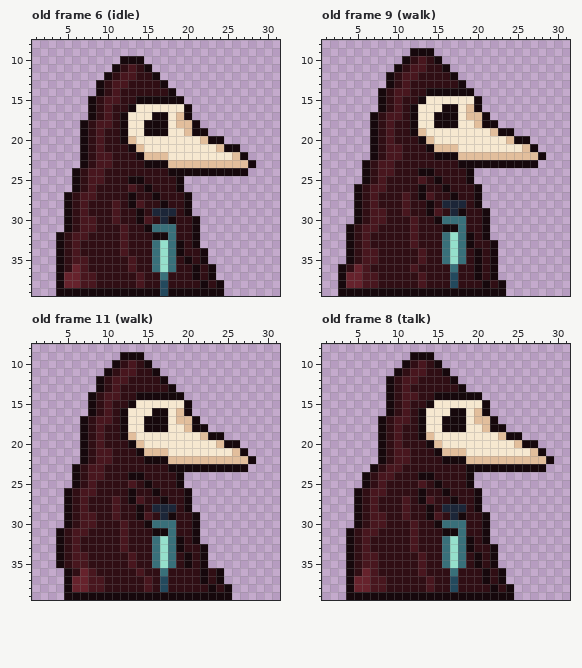
Edited in one commit: pixel-art file (Assets/Animations/Story/Villain_PlagueDoctor.aseprite). This is how it looked before the edit.
40x40 pixels, 16 frames. Shown: old frame 6 (idle): x 1..31, y 8..39; old frame 9 (walk): x 1..31, y 8..39; old frame 11 (walk): x 1..31, y 8..39; old frame 8 (talk): x 1..31, y 8..39. The commit also changed other frames, which this record leaves out.
The same view after the edit:
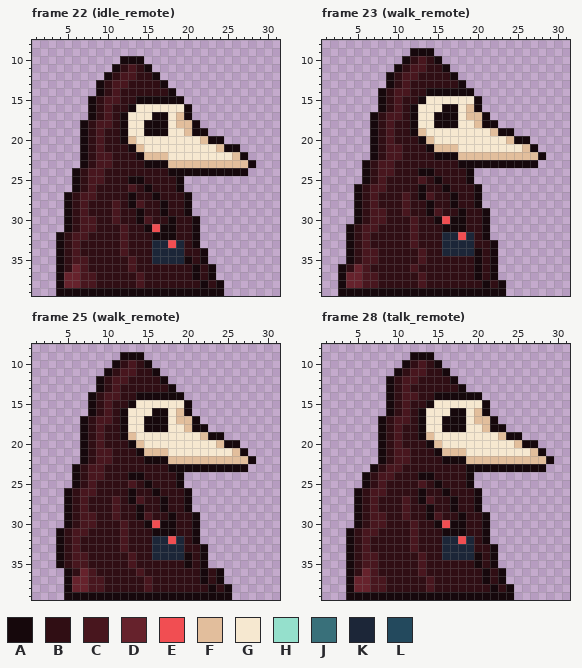
Palette (. is transparent): A #16080c  B #300e14  C #48161e  D #66222c  E #f14e52  F #e2be9c  G #f6e8d0  H #95e0cc  J #39707a  K #1c2638  L #23495d
A new or re-ordered frame is compared with the old frame closest to it.
The edit:
frames 16 -> 36
Frame 22 (idle_remote) is new; against old frame 6 (idle):
y 29: x 16..18 KKK -> BAB
y 30: x 17 K -> B
y 31: x 16..18 JJJ -> EAA
y 32: x 18 J -> A
y 33: x 16..19 JHJA -> KKEK
y 34: x 16..19 JHJA -> KKKK
y 35: x 16..19 JHJB -> KKKK
y 36: x 16..18 JHJ -> BBB
y 37: x 17 J -> B
y 38: x 17 L -> B
y 39: x 17 L -> A
Frame 23 (walk_remote) is new; against old frame 9 (walk):
y 28: x 16..18 KKK -> BAB
y 29: x 17 K -> B
y 30: x 16..18 JJJ -> EAA
y 31: x 18 J -> A
y 32: x 16..19 JHJA -> KKEK
y 33: x 16..19 JHJA -> KKKK
y 34: x 16..19 JHJB -> KKKK
y 35: x 16..18 JHJ -> BBB
y 36: x 17 J -> B
y 37..38: x 17 L -> B
Frame 25 (walk_remote) is new; against old frame 11 (walk): the same change as frame 23 (walk_remote)
Frame 28 (talk_remote) is new; against old frame 8 (talk): the same change as frame 23 (walk_remote)
Boxes around the changes in both pictures, in picture pixels (x1, y1, x2, y2):
changed: (152, 208, 184, 296)
changed: (442, 200, 474, 288)
changed: (152, 504, 184, 592)
changed: (442, 504, 474, 592)
